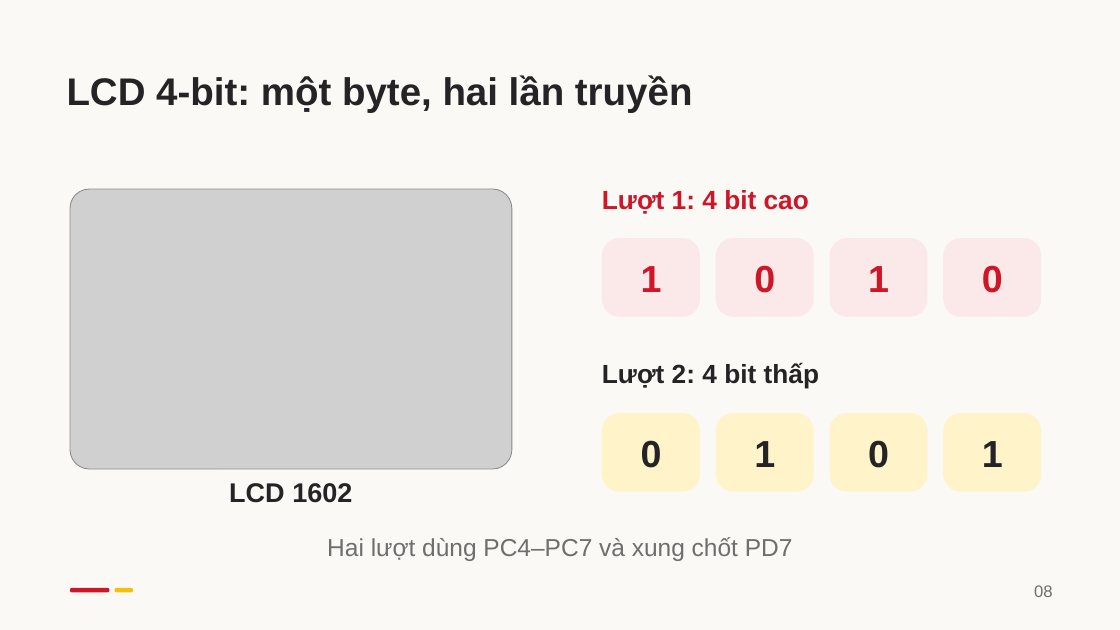
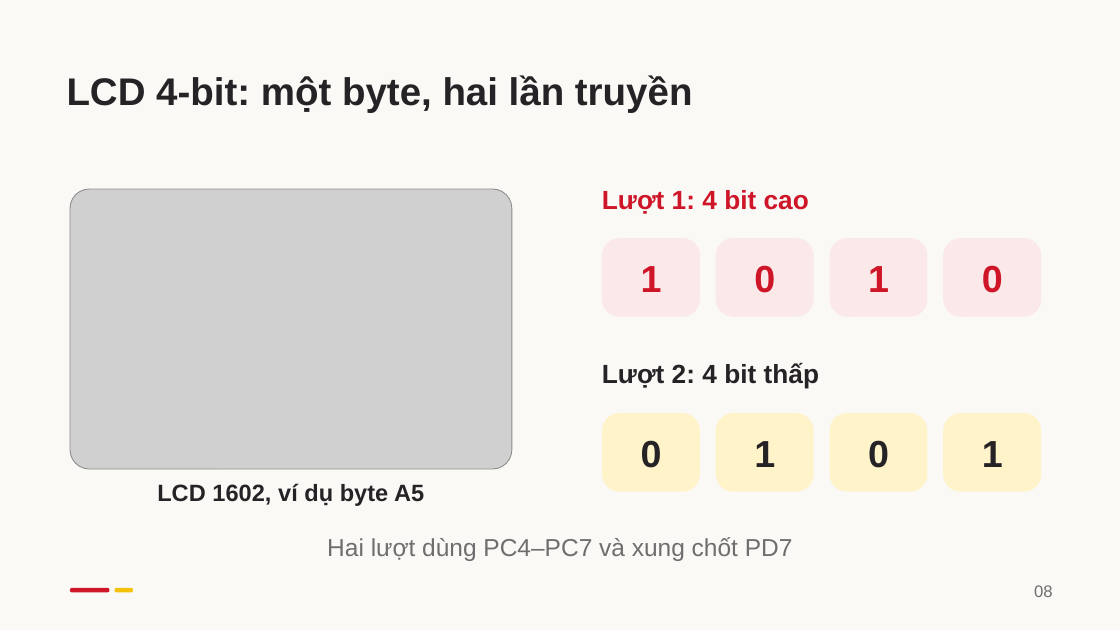
Before and after one commit to kudohieu1209/ET1-DA2, a slide deck: slide 8 of docs/report/slides/DA2_Bao_cao_HUST.pptx. Drawn at 1120x630 pixels with LibreOffice and Linux fonts; fonts in the diff are those of the drawing; grey boxes stand for pictures. Boxes give left, top, right and bottom in pixels: in the first picture for what was removed or moved away, otherwise in the second. Text is boxed around its words. In the diff, an @@ line names an element or a change of style, - is before the commit and + after.

```diff
--- a/docs/report/slides/DA2_Bao_cao_HUST.pptx
+++ b/docs/report/slides/DA2_Bao_cao_HUST.pptx
@@ text at (157, 483, 424, 506): text changed; size 23.2 to 20.2 pt @@
-LCD 1602
+LCD 1602, ví dụ byte A5
```
Also in this commit, not shown: 8 other slides changed, 4 slides added, 7 slides removed, 7 other files.
